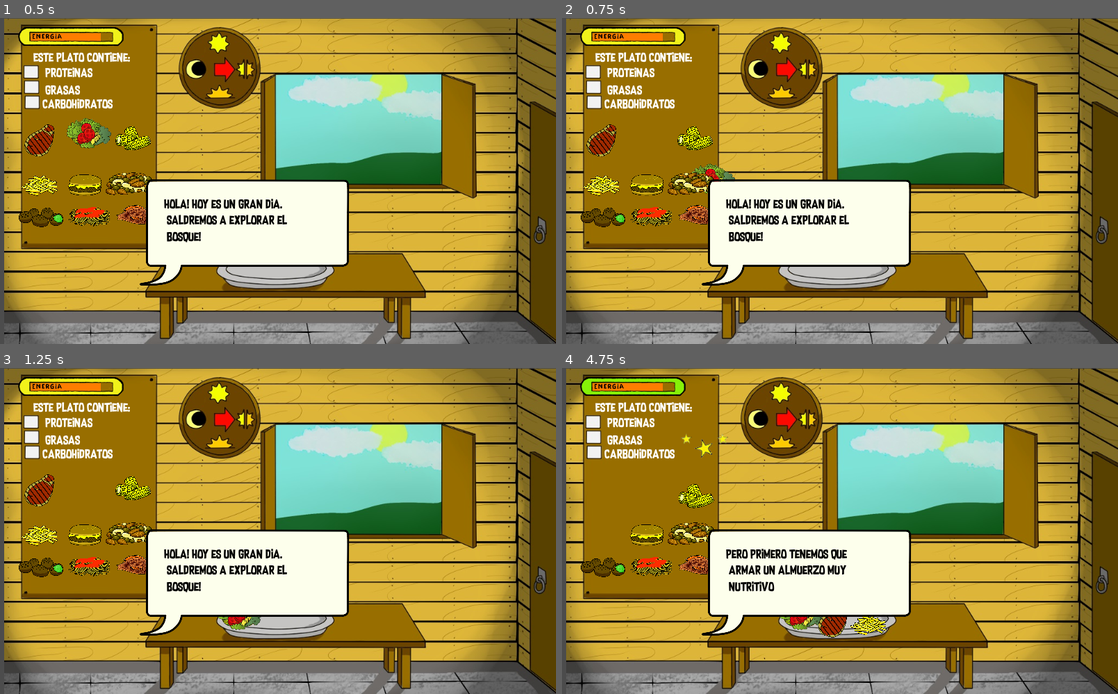
Above: before the commit, frames 1-4 (two rows, left to right).
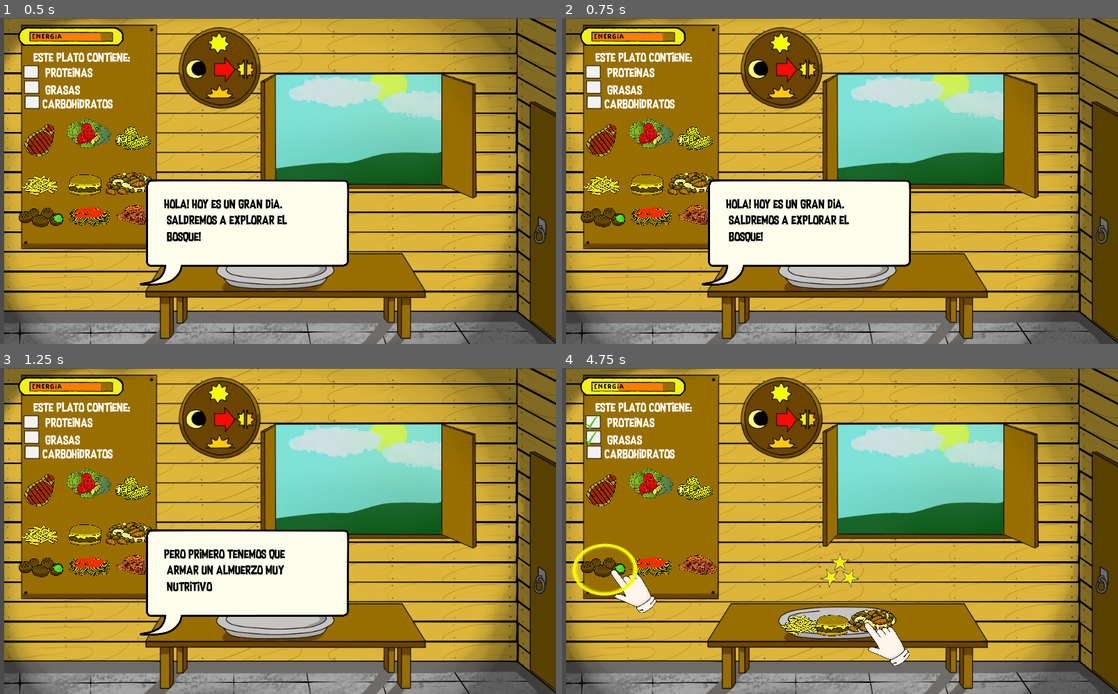
Above: after the commit, the same moments.

Repository: joelyo1996/nutriciber
Game: Godot game, scene res://Escenas/AlimentandoPersonaje/AlimentandoPersonaje.tscn
Same seed, same stepped clock (60 frames per second), same inputs: the game is played once before the commit and once after it. This scene is started directly instead of the project's main scene.
Inputs (mouse positions are in pixels of both pictures, inside the frame that each line leads up to):
- Up to frame 1 (0.5 s): no input
- Up to frame 2 (0.75 s): tap Enter at 0.5 s; drag from (650, 135) to (840, 272) at 0.52 s
- Up to frame 3 (1.25 s): no input
- Up to frame 4 (4.75 s): drag from (600, 491) to (840, 622) at 1.27 s; move the mouse to (695, 488) at 2.02 s; press the mouse at (695, 488) at 2.03 s; hold Left (ui_left) 2.03-2.75 s; release the mouse at (695, 488) at 2.75 s; drag from (600, 534) to (840, 622) at 2.77 s; tap Space at 3.5 s; drag from (645, 534) to (840, 622) at 3.52 s; drag from (689, 534) to (840, 622) at 4.27 s

Frame 1 is identical in both runs. In frame 2, 0.7% of the frame differs, in the area x 12-32%, y 30-54%; in frame 3, 1.8%; in frame 4, 15%, in the area x 1-63%, y 3-92%.

Commit message:
boton
cmabio de dialogo con boton

Diff:
--- a/Escenas/AlimentandoPersonaje/AlimentandoPersonaje.gd
+++ b/Escenas/AlimentandoPersonaje/AlimentandoPersonaje.gd
@@ -8,7 +8,7 @@
 var texto5 = "Cada alimento que eligamos nos \n da energia! \n Si elegimos buenos alimentos \n tendremos mas energia!"
 var texto6 = "Arrastra dos alimetos mas al plato"
 var texto7 = "Estamos listo para salir \n al bosque!"
-
+var boton = 0
 
 func _ready():
 	if Global.silencio:
@@ -27,18 +27,7 @@
 		$CabezaCorto.visible = true
 	$Texto.visible = true
 	$Texto.text = texto1
-	yield(get_tree().create_timer(3),"timeout")
-	$Texto.text = texto2
-	yield(get_tree().create_timer(3),"timeout")
-	$Texto.text = texto3
-	yield(get_tree().create_timer(3),"timeout")
-	$Mano.visible= true
-	$Mano2.visible = true
-	$Circulo.visible = true
-	$Nube.visible = false
-	$Texto.visible = false
-	$CabezaCorto.visible = false
-	$CabezaLargo.visible = false
+
 
 func _physics_process(delta):
 	if Global.falafel == true:
@@ -53,16 +42,8 @@
 		elif Global.peloCorto == true:
 			$CabezaCorto.visible = true
 		$Texto.text = texto4
-		yield(get_tree().create_timer(2),"timeout")
-		$Texto.text = texto5
-		$Circulo2.visible = true
-		yield(get_tree().create_timer(2),"timeout")
-		$Nube.visible = false
-		$Texto.visible = false
-		$CabezaCorto.visible = false
-		$CabezaLargo.visible = false
-		$Label.visible = true
-		$Circulo2.visible = false
+		boton = 3
+		$Button.visible = true
 	if Global.estrella == true:
 		$Estrella.visible = true
 		$AnimationPlayer.play("estrella")
@@ -149,3 +130,35 @@
 	Global.pos3 = false
 	Global.pos4 = false
 	Global.tipo = 0
+
+
+
+func _on_Button_pressed():
+	if boton == 0:
+		$Texto.text = texto2
+		boton = 1
+	elif boton ==1 :
+		$Texto.text = texto3
+		boton = 2
+	elif boton ==2 :
+		$Mano.visible= true
+		$Mano2.visible = true
+		$Circulo.visible = true
+		$Nube.visible = false
+		$Texto.visible = false
+		$CabezaCorto.visible = false
+		$CabezaLargo.visible = false
+		$Button.visible = false
+	elif boton == 3:
+		$Texto.text = texto5
+		$Circulo2.visible = true
+		boton = 4
+	elif boton == 4:
+		$Nube.visible = false
+		$Texto.visible = false
+		$CabezaCorto.visible = false
+		$CabezaLargo.visible = false
+		$Label.visible = true
+		$Circulo2.visible = false
+		$Button.visible = false
+	pass
--- a/Escenas/AlimentandoPersonaje/AlimentandoPersonaje.tscn
+++ b/Escenas/AlimentandoPersonaje/AlimentandoPersonaje.tscn
@@ -693,6 +693,11 @@
 margin_bottom = 91.3267
 custom_fonts/font = SubResource( 25 )
 text = "Arrastra dos alimetos mas al plato"
+
+[node name="Button" type="Button" parent="."]
+modulate = Color( 1, 1, 1, 0 )
+margin_right = 1027.0
+margin_bottom = 599.0
 [connection signal="input_event" from="Vegetales/Area2D" to="Vegetales" method="_on_Area2D_input_event"]
 [connection signal="area_entered" from="Vegetales/Area_pocicion" to="Vegetales" method="_on_Area_pocicion_area_entered"]
 [connection signal="input_event" from="CarneRoja/Area2D" to="CarneRoja" method="_on_Area2D_input_event"]
@@ -713,3 +718,4 @@
 [connection signal="area_entered" from="Falafel/Area2D2" to="Falafel" method="_on_Area2D2_area_entered"]
 [connection signal="pressed" from="Avanzar" to="." method="_on_Avanzar_pressed"]
 [connection signal="pressed" from="Reiniciar" to="." method="_on_Reiniciar_pressed"]
+[connection signal="pressed" from="Button" to="." method="_on_Button_pressed"]
